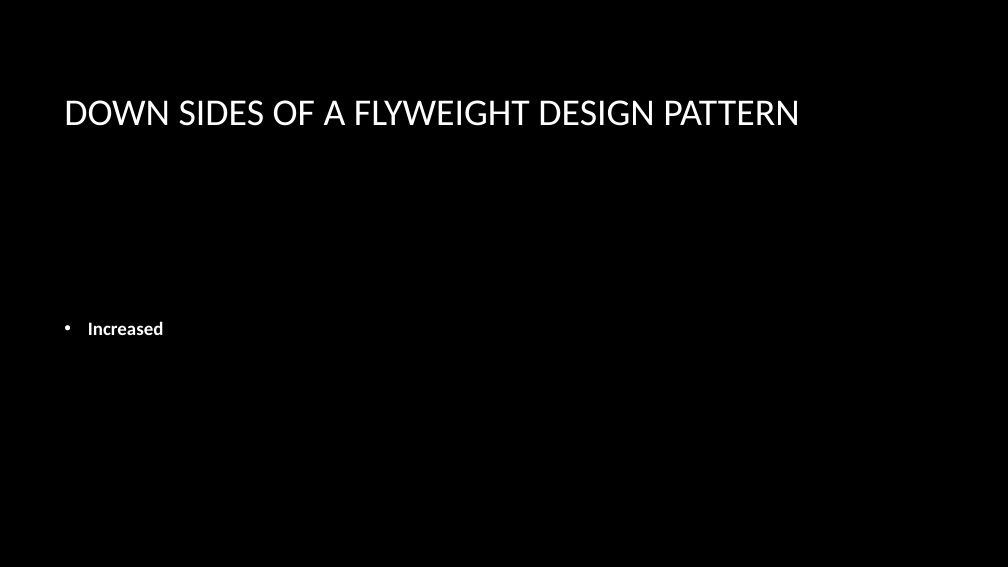
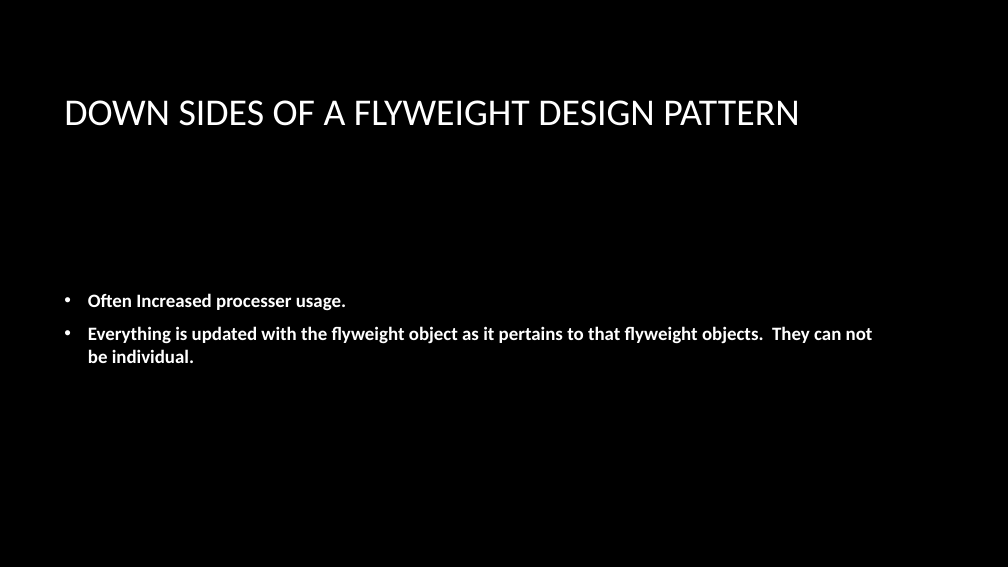
Before and after one commit to dundane/CSC360Demos, a slide deck: slide 218 of CSC360Demo/Design Patterns Slide Show.pptx. Drawn at 1008x567 pixels with LibreOffice and Linux fonts; fonts in the diff are those of the drawing; background and template pictures are left out. Boxes give left, top, right and bottom in pixels: in the first picture for what was removed or moved away, otherwise in the second. Text is boxed around its words. In the diff, an @@ line names an element or a change of style, - is before the commit and + after.

```diff
--- a/CSC360Demo/Design Patterns Slide Show.pptx
+++ b/CSC360Demo/Design Patterns Slide Show.pptx
@@ text at bbox=[88, 293, 873, 363]: text changed @@
-• Increased
+• Often Increased processer usage.
+• Everything is updated with the flyweight object as it pertains to that flyweight objects. They can not be individual.
```
Also in this commit, not shown: 15 other slides changed.
